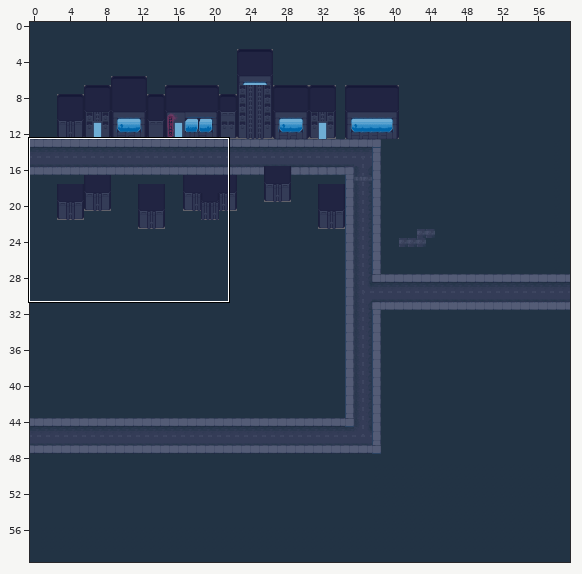
Tiled map: tiledMaps/City.tmx. Above, an overview of the earlier version with the close-up marked.
Close-up. Old version:
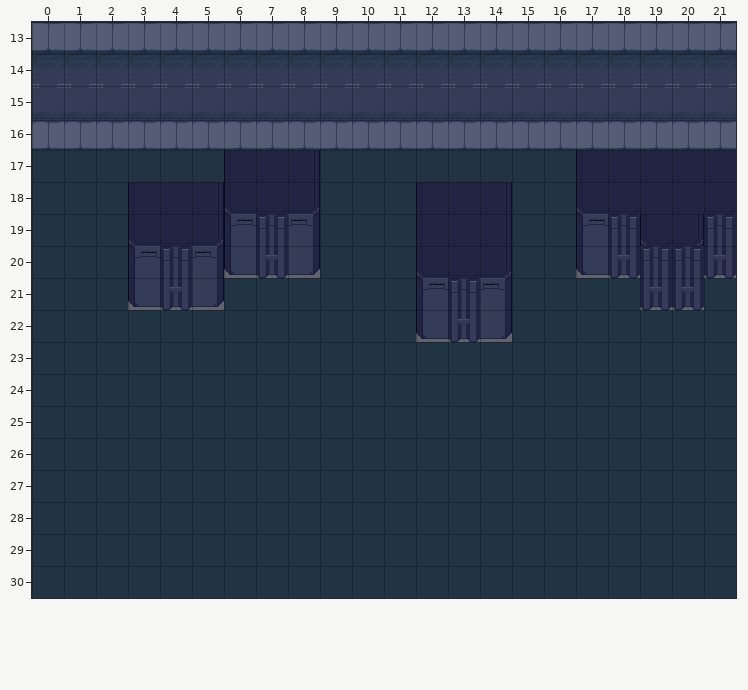
Cells are 40x40 px. Shown: x 0..21, y 13..30. The commit also changed other parts of the map, which this record leaves out.
Now the later version:
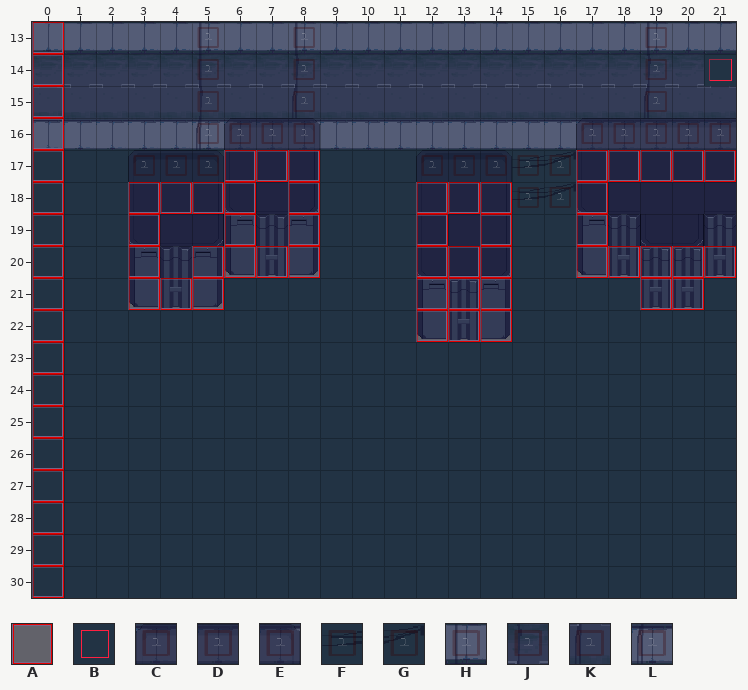
Key: from "AllTiles": A 1, B 2, C 25, D 26, E 27, F 91, G 92, H 98, J 100, K 101; from "height": L 1.
_ is an empty cell, . an unchanged one.
Tiles of an added or newly shown layer are drawn over the layers below it.
See-through tiles are keyed as they look on the map.
Commit message: depth layer added to tmx map
The exact change:
--- layer "Interactable" (now shown)
@@ x 0..21 @@
-13 _.....................
-14 _...................._
-15 _.....................
-16 _.....................
-17 _.....___........_____
-18 _..____._...___.._....
-19 _.._.._._..._._.._....
-20 _.._.____...___.._____
-21 _..___......___....__.
-22 _...........___.......
-23 _.....................
-24 _.....................
-25 _.....................
-26 _.....................
-27 _.....................
-28 _.....................
-29 _.....................
-30 _.....................
+13 A.....................
+14 A....................B
+15 A.....................
+16 A.....................
+17 A.....AAA........AAAAA
+18 A..AAAA.A...AAA..A....
+19 A..A..A.A...A.A..A....
+20 A..A.AAAA...AAA..AAAAA
+21 A..AAA......AAA....AA.
+22 A...........AAA.......
+23 A.....................
+24 A.....................
+25 A.....................
+26 A.....................
+27 A.....................
+28 A.....................
+29 A.....................
+30 A.....................
--- layer "Depth-Sorted" (now shown)
@@ x 3..21 @@
-13 .._.._.........._..
-14 .._.._.........._..
-15 .._.._.........._..
-16 ..____........_____
-17 ___......_____.....
-18 ............__.....
+13 ..H..H..........H..
+14 ..H..J..........J..
+15 ..J..K..........K..
+16 ..KCDE........CDDDD
+17 CDE......CDEFG.....
+18 ............FG.....
--- layer "Heightmap" (added)
@@ x 3..21 @@
-13 .._.._.........._..
-14 .._.._.........._..
-15 .._.._.........._..
-16 ..____........_____
-17 ___......_____.....
-18 ............__.....
+13 ..L..L..........L..
+14 ..L..L..........L..
+15 ..L..L..........L..
+16 ..LLLL........LLLLL
+17 LLL......LLLLL.....
+18 ............LL.....
Pixel boxes of the changes (left, top, right, bottom) in both close-ups:
added: (32, 22, 64, 598)
added: (128, 22, 320, 310)
added: (416, 22, 736, 342)
